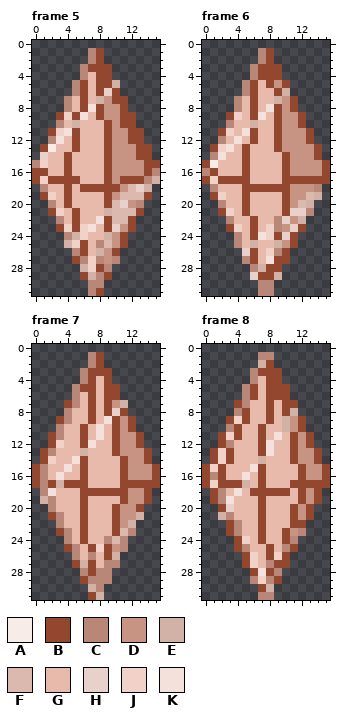
One commit to this pixel-art file: Game Arts/Ase Files/LifeStone.ase. The picture above is the old version.
48x48 pixels, 15 frames. Colours within 5 levels of each other are drawn and written as one. Shown: frame 5, frame 6, frame 7, frame 8. The old version is drawn lined up with the new one, on the new canvas. The commit also changed other frames, which this record leaves out.
Visible layers, top first: "Layer 1", "Sprite Sheet".
Palette (. is transparent): A #f8ece8  B #94472f  C #b98778  D #c79383  E #d2b1a7  F #dbb9ae  G #e8baac  H #e7d1ca  J #f0d2c8  K #f5e1db
Pixels before, frame 5, first column x 0:
 1 .......CB.......
 2 .......CB.......
 3 ......CBBB......
 4 ......CGBB......
 5 .....CBGBBE.....
 6 .....CBGBHB.....
 7 ....CGBGEDBB....
 8 ....CGBKBDDB....
 9 ...BJBKGBDDBB...
10 ...CGEGGGBDBB...
11 ..BJKBGGGBDDBB..
12 ..CKGBGGGBDDBB..
13 .BAGGBGGGBDDDBB.
14 .HGGBGGGGBDDDBB.
15 CJGGBGGGGBDDDDBB
16 BBGGBGGGGBDDDDBC
17 BJBBBBGGGBDBBBCE
18 .CGGBGBBBBBDFHE.
19 .BJGBGGGGBDFFFB.
20 ..CGBGGGGBFHDC..
21 ..BJGBGGGEFFFB..
22 ...CGBGGKBFFB...
23 ...BJBJKGBHDB...
24 ....CEJGGEDB....
25 ....EJBGCFDB....
26 .....CBGEDB.....
27 .....BCJCDC.....
28 ......EJBC......
29 ......BECB......
30 .......CC.......
31 .......CB.......
Pixels before, frame 6, first column x 0:
 1 .......CB.......
 2 .......CB.......
 3 ......CBBB......
 4 ......CBBB......
 5 .....CBGBDB.....
 6 .....CBGGBE.....
 7 ....CGBGGEDB....
 8 ....CGBGKBDB....
 9 ...BJGBKGBDDB...
10 ...CGGEGGBDDB...
11 ..BJGKBGGBDDDB..
12 ..CGKGBGGBDDDB..
13 .BJKGBGGGBDDDDB.
14 .CKGGBGGGGBDDDB.
15 BAGGGBGGGGBDDDDB
16 CBGGGBGGGGBDDDDB
17 BJBBBBGGGGBBBBBB
18 .CGGGBBBBBBDDDC.
19 .BJGGBGGGGBDDFE.
20 ..CGGBGGGGBDFE..
21 ..BJGBGGGGBHHC..
22 ...CGGBGGCHDE...
23 ...BJGBGJCDHB...
24 ....CGBKJBHB....
25 ....CGEGGEDB....
26 .....HBGJCB.....
27 .....CBGKBB.....
28 ......CEBB......
29 ......HBBE......
30 .......CC.......
31 .......CC.......
Pixels before, frame 7, first column x 0:
 1 .......CB.......
 2 .......CB.......
 3 ......CBBB......
 4 ......CBGB......
 5 .....CBBGBB.....
 6 .....CGBGBB.....
 7 ....BCGBGBDE....
 8 ....CGGBGBHB....
 9 ...BCGGBGKBDB...
10 ...CGGBGKGBDB...
11 ..BCGGBGKGBDDB..
12 ..BJGGBKGGBDDB..
13 .BCGGGEGGGBDDDB.
14 .BJGGKBGGGGBDDB.
15 BCGGKGBGGGGBDDDB
16 BCGKGGBGGGGBDDDB
17 BCBEBBBGGGGBBBBB
18 .CKGGGBBBBBBDDB.
19 .ECGGGBGGGGBDDB.
20 ..CGGGBGGGBDDB..
21 ..BCGGBGGGBDDE..
22 ...CGGBGGGBDE...
23 ...BCGBGGGBFC...
24 ....CGBGGCFC....
25 ....BCGBJBDC....
26 .....CGCGBE.....
27 .....BEBGCC.....
28 ......CBCC......
29 ......BCCC......
30 .......EC.......
31 .......BE.......
Pixels before, frame 8, first column x 0:
 1 .......CC.......
 2 .......EB.......
 3 ......CBBB......
 4 ......CGBB......
 5 .....CBGBBB.....
 6 .....CBGBBB.....
 7 ....BCGGBGBB....
 8 ....CBGGBGBE....
 9 ...BJBGGBGEDB...
10 ...CBGGBGGEDB...
11 ..BJBGGBGKGBDB..
12 ..BCGGGBKGGBDB..
13 .BJBGGGBKGGBDDB.
14 .BJBGGGEGGGBDDB.
15 BJBGGGKBGGGGBDDB
16 BCBGGKGBGGGGBDDB
17 BJBBBEGBGGGBBBBB
18 .BCGKGBBBBBGBDB.
19 .BCKGGGBGGGGBDB.
20 ..BHGGGBGGGBDB..
21 ..ECGGGBGGGBDB..
22 ...BCGGBGGGBB...
23 ...BCGGBGGBDC...
24 ....BJGBGGBC....
25 ....BCGGBGCB....
26 .....BJGBJB.....
27 .....BJGCBB.....
28 ......BKBC......
29 ......CJCB......
30 .......BE.......
31 .......CC.......
The result:
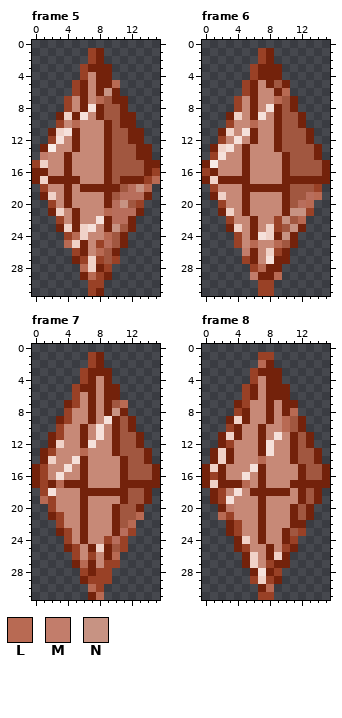
Colours new in this view: L #b86a53  M #c27d6b  N #c79383
From old to new:
canvas 48x48 -> 16x32, the old top-left corner now at -16,-7 (the part of the old canvas that was cut away was empty and is not shown)
Colour B changes from #94472f to #73220b.
Colour C changes from #b98778 to #994126.
Colour D changes from #c79383 to #a15740.
Colour F changes from #dbb9ae to #b86e5c.
Colour G changes from #e8baac to #c78977.
Frame 5:
The author changed colour E to colour L in row 5 at x 10; in row 7 at x 8; in row 10 at x 5; in row 17 at x 15; in row 18 at x 14; in row 21 at x 9.
The author changed colour E to colour L in row 24 at x 5 and 9; in row 25 at x 4; in row 26 at x 8; in row 28 at x 6; in row 29 at x 7.
The author changed colour H to colour M in row 14 at x 1.
The author changed colour H to colour N in row 6 at x 9; in row 18 at x 13; in row 20 at x 11; in row 23 at x 10.
Frame 6:
The author changed colour E to colour L in row 6 at x 10; in row 7 at x 9; in row 10 at x 6; in row 19 at x 14; in row 20 at x 13; in row 22 at x 12.
The author changed colour E to colour L in row 25 at x 6 and 9; in row 28 at x 7; in row 29 at x 9.
The author changed colour H to colour M in row 26 at x 5; in row 29 at x 6.
The author changed colour H to colour N in row 21 at x 11 to 12; in row 22 at x 10; in row 23 at x 11; in row 24 at x 10.
Frame 7:
The author changed colour E to colour L in row 7 at x 11; in row 13 at x 6; in row 17 at x 3; in row 19 at x 1; in row 21 at x 13; in row 22 at x 12.
The author changed colour E to colour L in row 26 at x 10; in row 27 at x 6; in row 30 at x 7; in row 31 at x 8.
The author changed colour H to colour N in row 8 at x 10.
Frame 8:
The author changed colour E to colour L in row 2 at x 7; in row 8 at x 11; in rows 9 to 10 at x 10; in row 14 at x 7; in row 17 at x 5; in row 21 at x 2.
The author changed colour E to colour L in row 30 at x 8.
The author changed colour H to colour M in row 20 at x 3.
Pixel boxes of the changes (left, top, right, bottom) in both pictures:
changed: (32, 48, 160, 296)
changed: (202, 48, 330, 296)
changed: (32, 352, 160, 600)
changed: (202, 352, 330, 600)
